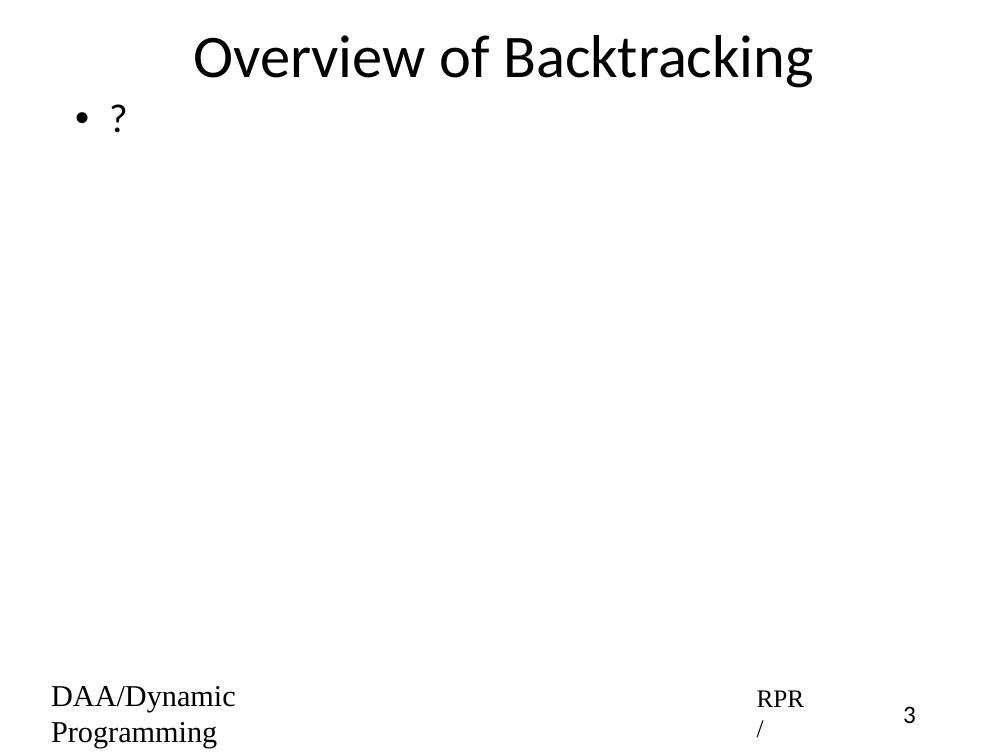
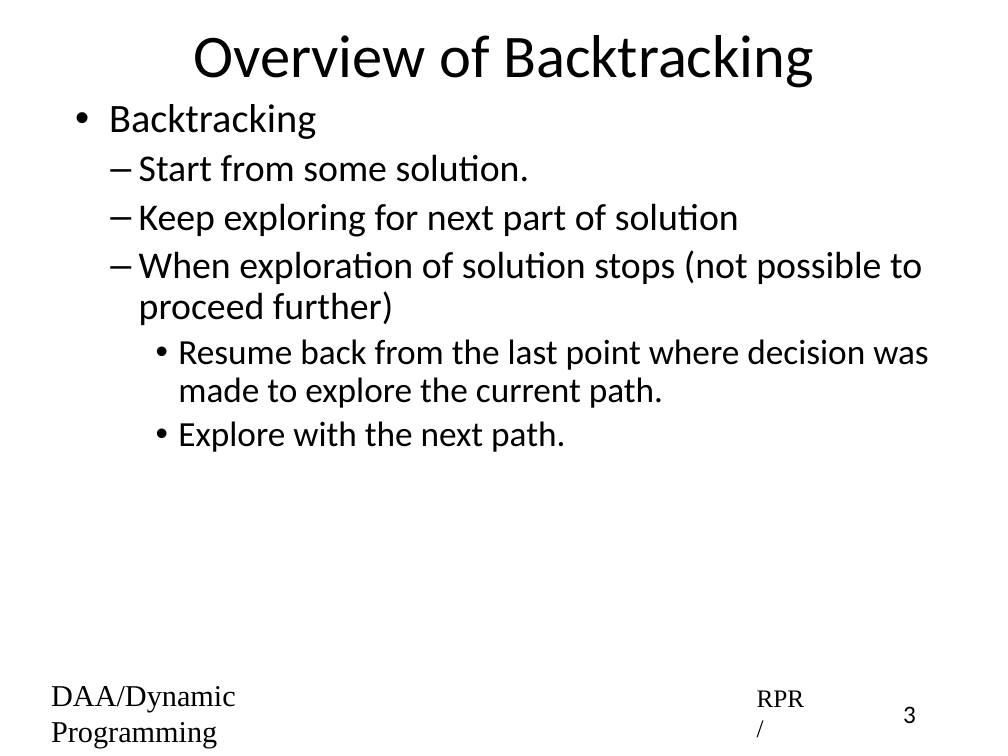
Before and after one commit to rprustagi/2019-17CS43-DAA, a slide deck: slide 3 of Slides-RPR/2019-H1-DAA-L41-BackTrack-Intro.pptx. Drawn at 1008x756 pixels with LibreOffice and Linux fonts; fonts in the diff are those of the drawing. Boxes give left, top, right and bottom in pixels: in the first picture for what was removed or moved away, otherwise in the second. Text is boxed around its words. In the diff, an @@ line names an element or a change of style, - is before the commit and + after.

```diff
--- a/Slides-RPR/2019-H1-DAA-L41-BackTrack-Intro.pptx
+++ b/Slides-RPR/2019-H1-DAA-L41-BackTrack-Intro.pptx
@@ text at [109,104,928,452]: text changed; size 32 to 30 pt @@
-• ?
+• Backtracking
+  – Start from some solution.
+  – Keep exploring for next part of solution
+  – When exploration of solution stops (not possible to proceed further)
+    • Resume back from the last point where decision was made to explore the current path.
+    • Explore with the next path.
```
Also in this commit, not shown: 3 other slides changed, 2 other files.
